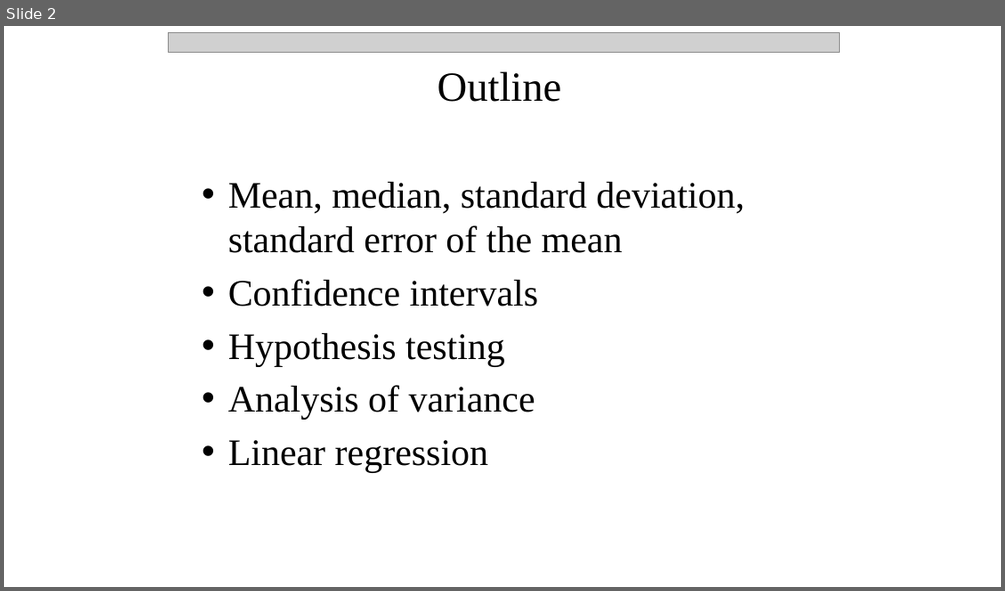
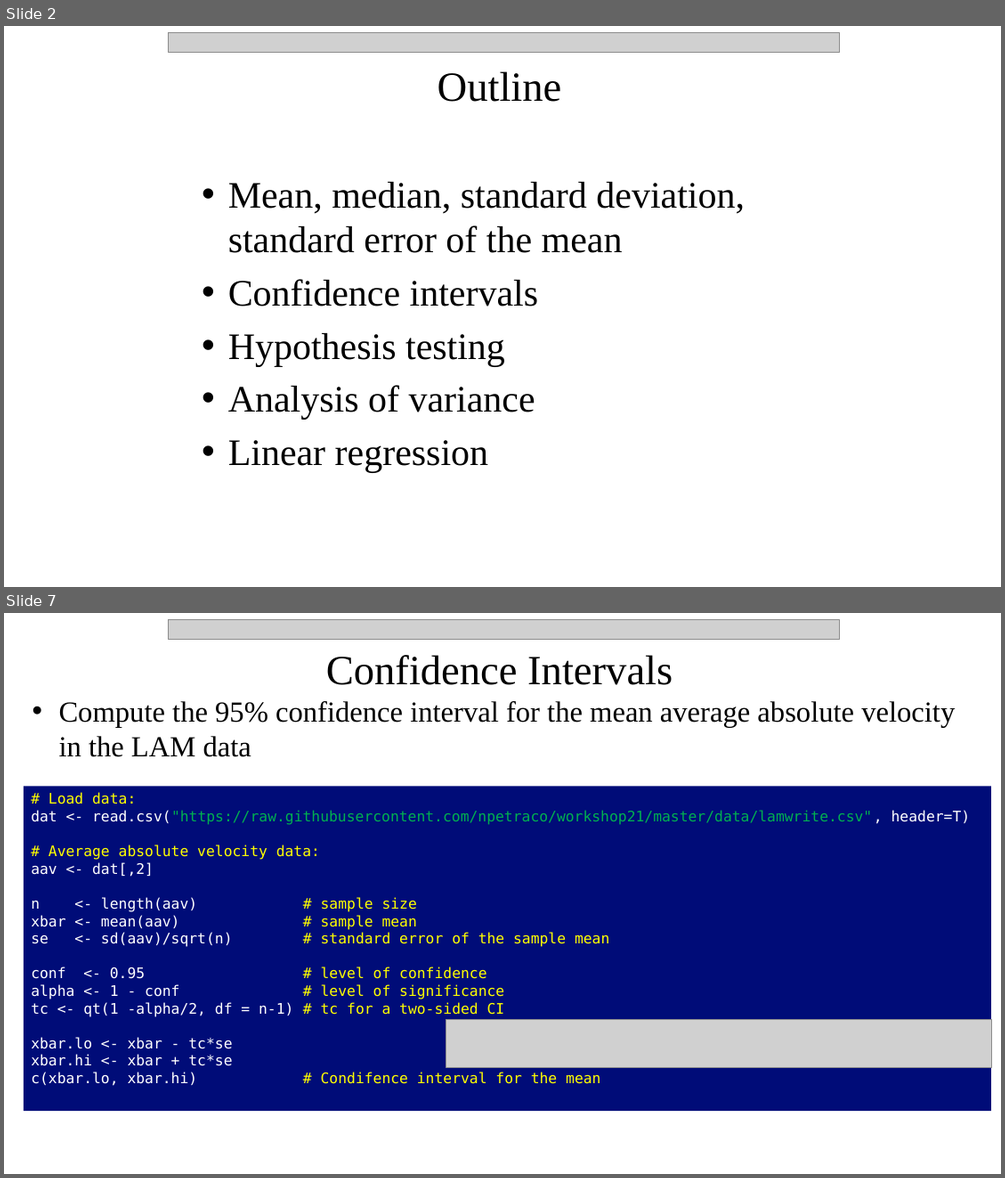
Before and after one commit to npetraco/workshop21, a slide deck: notes/day_2.pptx. Shown one above the other, each under a label of ours: slide 2 before the commit, slides 2 and 7 after it; the slides between them are not shown. The pictures are 1005x591 and 1005x1178 pixels, drawn with LibreOffice and Linux fonts; fonts in the diff are those of the drawing; grey boxes stand for pictures. Boxes give left, top, right and bottom in pixels: in the first picture for what was removed or moved away, otherwise in the second. Text is boxed around its words. In the diff, an @@ line names an element or a change of style, - is before the commit and + after.

```diff
--- a/notes/day_2.pptx
+++ b/notes/day_2.pptx
@@ slide 7 added at (x1=4, y1=613, x2=1001, y2=1174), background #FFFFFF @@
@@ picture added at (x1=169, y1=619, x2=840, y2=639) @@
@@ text added at (x1=326, y1=655, x2=672, y2=685), 40 pt, text #000000 @@
+Confidence Intervals
@@ text added at (x1=59, y1=701, x2=955, y2=757), 28 pt, text #000000 @@
+• Compute the 95% confidence interval for the mean average absolute velocity in the LAM data
@@ rectangle added at (x1=24, y1=786, x2=991, y2=1111), fill #000C78, 14 pt, text #FFFFFF @@
+# Load data:
+dat <- read.csv("https://raw.githubusercontent.com/npetraco/workshop21/master/data/lamwrite.csv", header=T)
+# Average absolute velocity data:
+aav <- dat[,2]
+n <- length(aav) # sample size
+xbar <- mean(aav) # sample mean
+se <- sd(aav)/sqrt(n) # standard error of the sample mean
+conf <- 0.95 # level of confidence
+alpha <- 1 - conf # level of significance
+tc <- qt(1 -alpha/2, df = n-1) # tc for a two-sided CI
+xbar.lo <- xbar - tc*se
+xbar.hi <- xbar + tc*se
+c(xbar.lo, xbar.hi) # Condifence interval for the mean
@@ picture added at (x1=446, y1=1020, x2=991, y2=1068) @@
```
Also in this commit, not shown: 1 slide changed, 4 other slides added.
